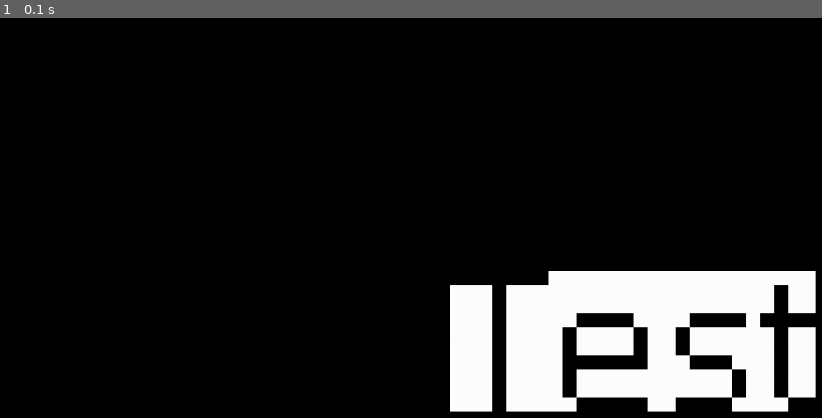
Above: before the commit, frame 1.
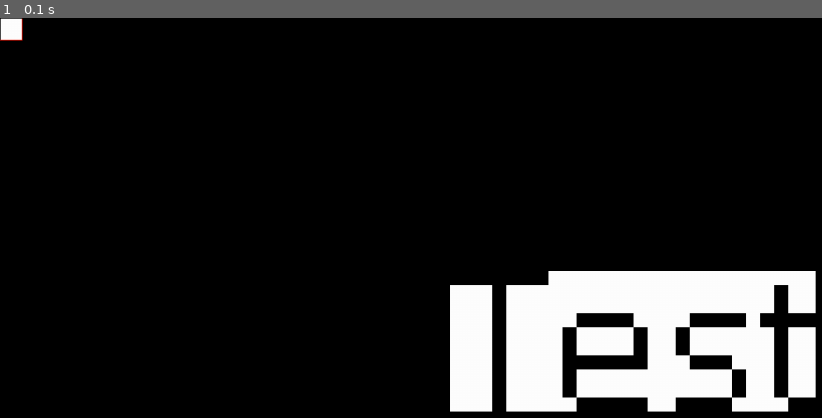
Above: after the commit, the same moment.

Repository: MaundyMoo/Coursework
Game: pygame game, started from Main.py
Two runs of this game, one before a commit and one after it. Both use one fixed random seed, a clock stepped at 60 frames per second and the inputs below.
Inputs:
- Up to frame 1 (0.1 s): no input

The runs differ from the first frame. In frame 1, 0.2% of the frame differs, in the area x 0-3%, y 0-6%.

Commit message:
Added Tile class and drew one to the screen

Diff:
--- a/Scenes.py
+++ b/Scenes.py
@@ -1,4 +1,4 @@
-import pygame, Image
+import pygame, Image, Tiles
 class SceneBase:
     def __init__(self, WIDTH: int, HEIGHT: int):
         self.next = self
@@ -18,6 +18,7 @@
     def __init__(self, WIDTH: int, HEIGHT: int):
         super().__init__(WIDTH, HEIGHT)
         self.test = Image.ReadImage('res/test.png')
+        self.testTile = Tiles.Tile(gridPos = (0,0), spritePath = 'res/tile.png', collision = False)
     def ProcessInputs(self, events, pressedKeys):
         for event in events:
             if event.type == pygame.KEYDOWN:
@@ -25,4 +26,5 @@
                     self.SwitchScene(TestScene2(self.WIDTH, self.HEIGHT))
     def Render(self, screen):
         screen.fill((0,0,0))
+        self.testTile.Render(screen)
         screen.blit(self.test, (int(self.WIDTH / 2), self.HEIGHT / 2))
--- a/Tiles.py
+++ b/Tiles.py
@@ -7,4 +7,4 @@
     def isCollidable(self) -> bool:
         return collision
     def Render(self, screen):
-        screen.blit(self.sprite, (self.x * Constants.TILESIZE, self.y * Constants.TILESIZE)
+        screen.blit(self.sprite, (self.x * Constants.TILESIZE, self.y * Constants.TILESIZE))
Binary file added: res/tile.png
